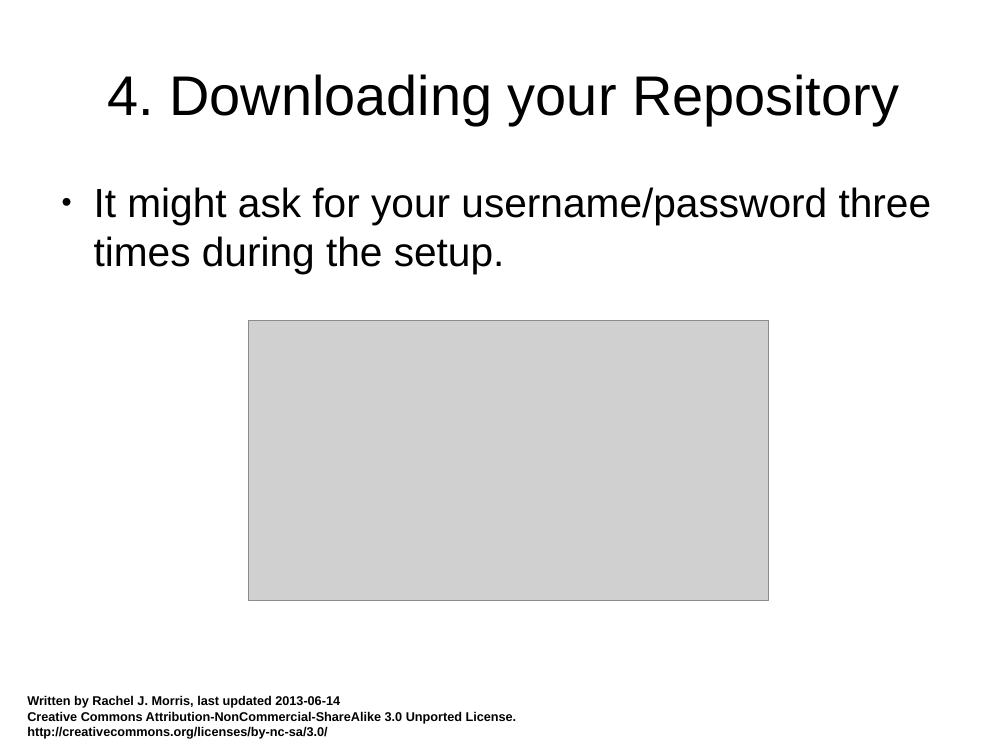
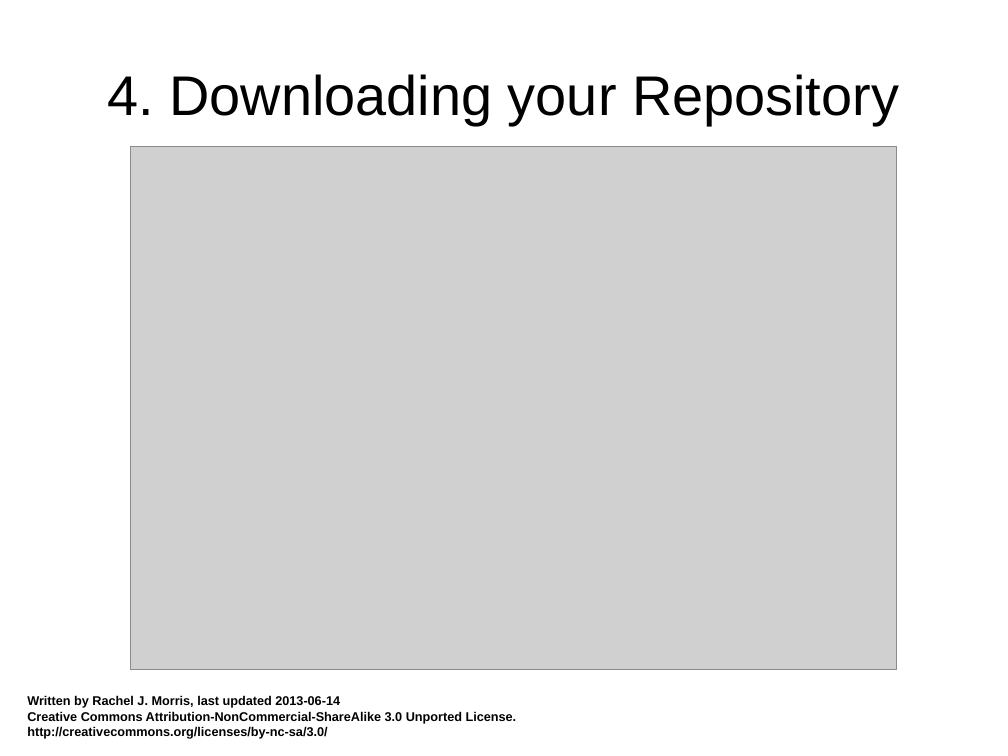
Before and after one commit to mactwist555/CPP-Course, a slide deck: slide 16 of Extra/How to use Git - GitBash.odp. Drawn at 1008x756 pixels with LibreOffice and Linux fonts; fonts in the diff are those of the drawing; grey boxes stand for pictures. Boxes give left, top, right and bottom in pixels: in the first picture for what was removed or moved away, otherwise in the second. Text is boxed around its words. In the diff, an @@ line names an element or a change of style, - is before the commit and + after.

```diff
--- a/Extra/How to use Git - GitBash.odp
+++ b/Extra/How to use Git - GitBash.odp
@@ picture: place and size @@
-picture at bbox=[249, 320, 768, 601]
+picture at bbox=[130, 146, 896, 670]
@@ text removed at bbox=[94, 187, 932, 274] @@
-● It might ask for your username/password three times during the setup.
```
Also in this commit, not shown: 8 other slides changed, 6 slides added, 6 slides removed.
